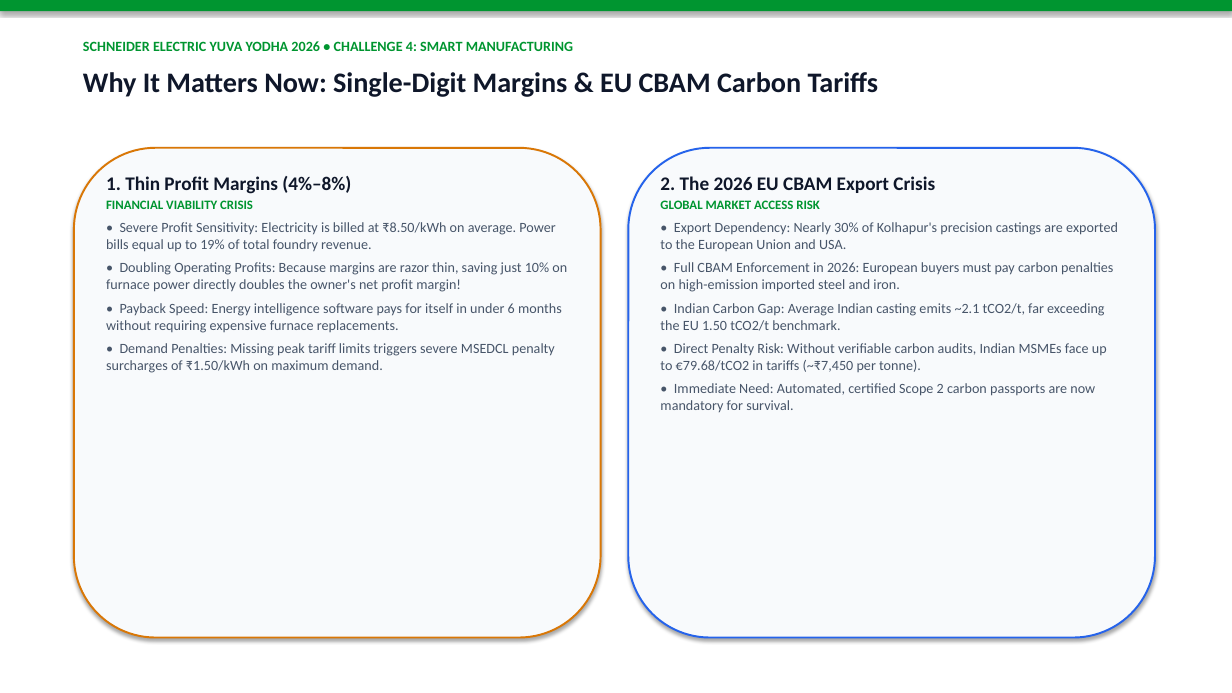
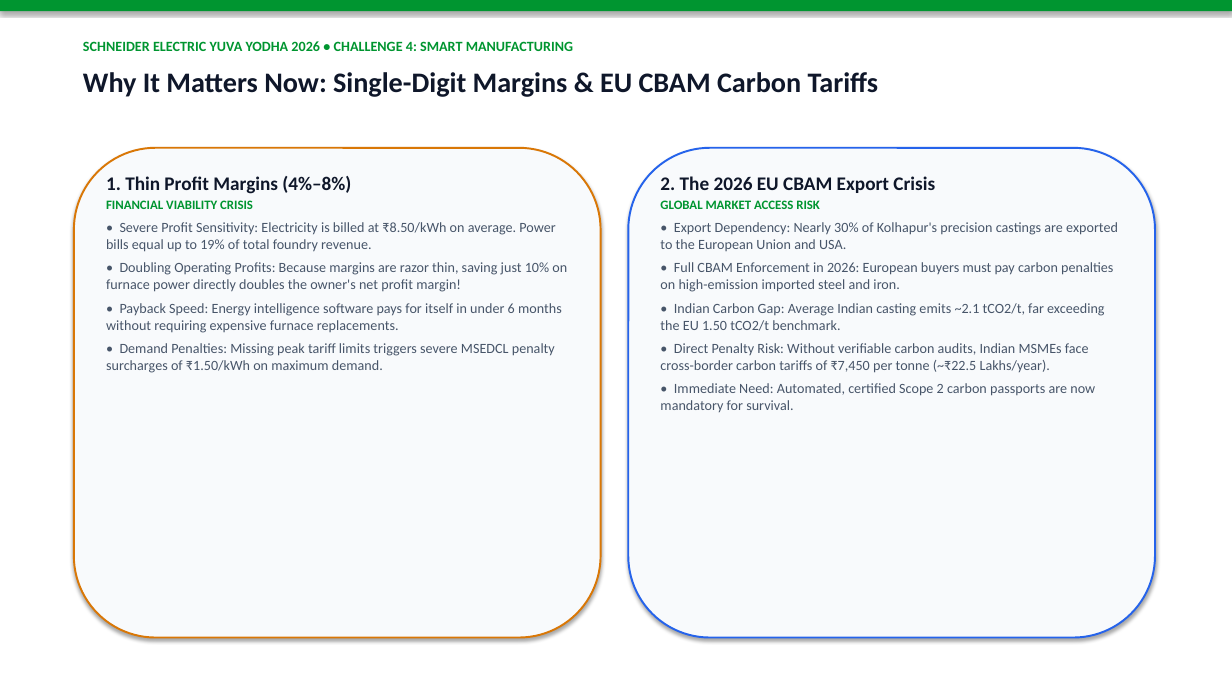
Before and after one commit to Arkz-Deepak/yuva-yodha-hackathon, a slide deck: slide 3 of docs/EcoCast_AI_Yuva_Yodha_Presentation.pptx. Drawn at 1232x693 pixels with LibreOffice and Linux fonts; fonts in the diff are those of the drawing. Boxes give left, top, right and bottom in pixels: in the first picture for what was removed or moved away, otherwise in the second. Text is boxed around its words. In the diff, an @@ line names an element or a change of style, - is before the commit and + after.

Commit message:
refactor(currency&team): convert all tariff protection metrics to Indian Rupees (INR) and add IIPE college to Deepak R, remove roll number

```diff
--- a/docs/EcoCast_AI_Yuva_Yodha_Presentation.pptx
+++ b/docs/EcoCast_AI_Yuva_Yodha_Presentation.pptx
@@ text at (660,343,1089,373): text changed @@
-• Direct Penalty Risk: Without verifiable carbon audits, Indian MSMEs face up to €79.68/tCO2 in tariffs (~₹7,450 per tonne).
+• Direct Penalty Risk: Without verifiable carbon audits, Indian MSMEs face cross-border carbon tariffs of ₹7,450 per tonne (~₹22.5 Lakhs/year).
```
Also in this commit, not shown: 2 other slides changed, 10 other files.
